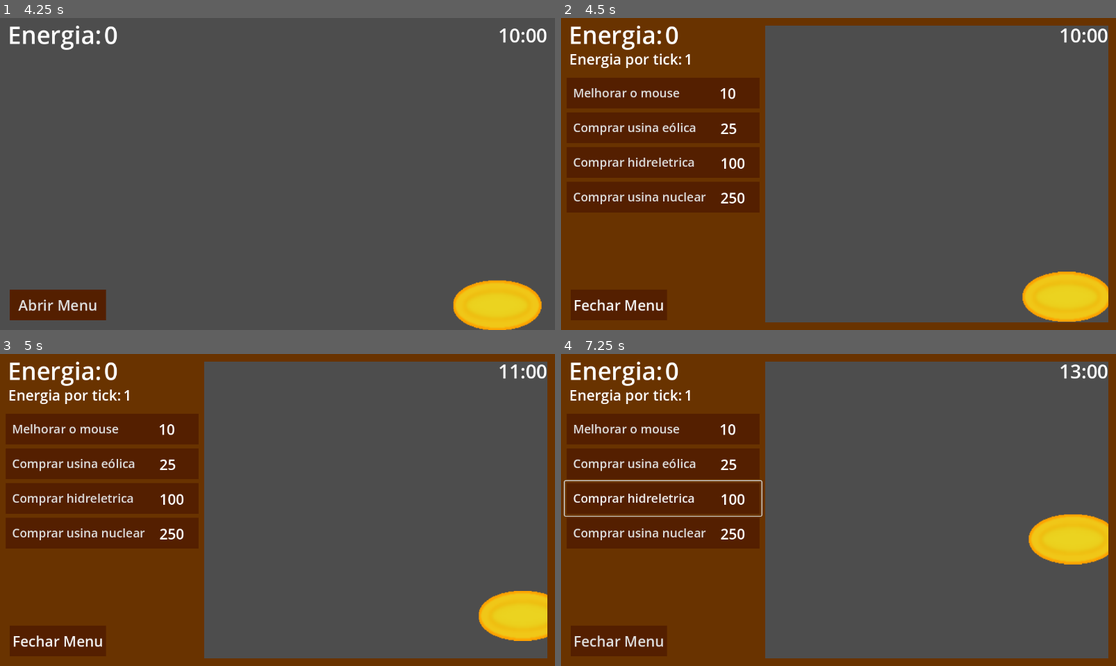
Above: before the commit, frames 1-4 (two rows, left to right).
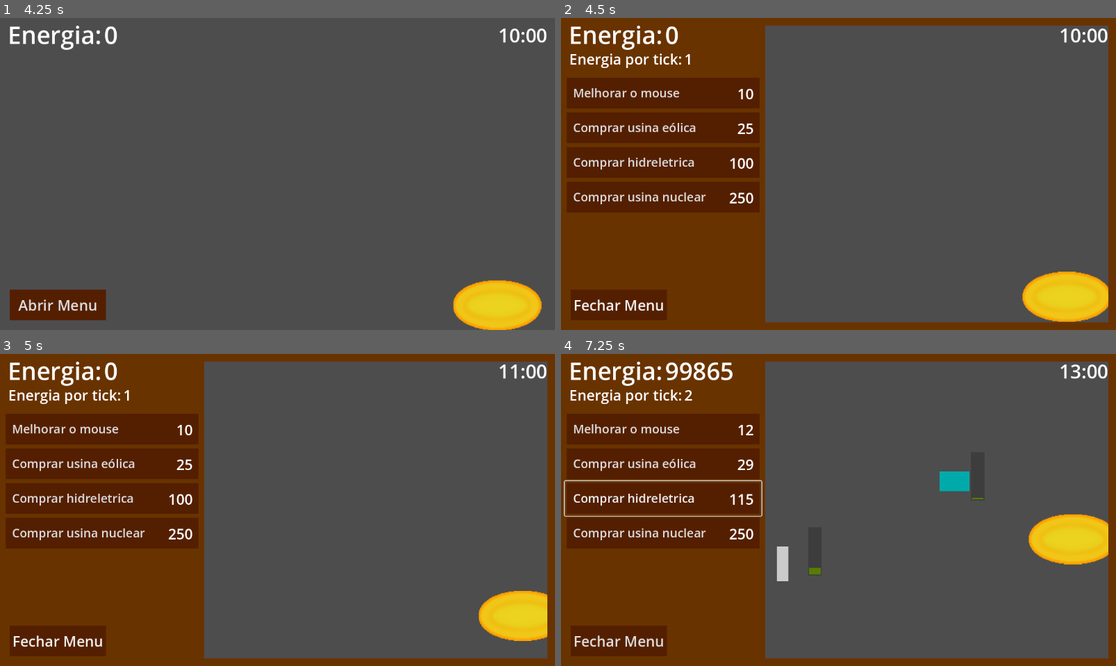
Above: after the commit, the same moments.

Repository: c-sandro/projetoAlvorada
Game: Godot game, scene res://Main.tscn
Same seed, same stepped clock (60 frames per second), same inputs: the game is played once before the commit and once after it.
Inputs (mouse positions are in pixels of both pictures, inside the frame that each line leads up to):
- Up to frame 1 (4.25 s): move the mouse to (371, 227) at 0.52 s; move the mouse to (166, 189) at 1.27 s; move the mouse to (333, 105) at 2.02 s; move the mouse to (249, 236) at 2.77 s; move the mouse to (444, 220) at 3.52 s
- Up to frame 2 (4.5 s): click "Abrir Menu" at 4.25 s
- Up to frame 3 (5 s): no input
- Up to frame 4 (7.25 s): click "Melhorar o mouse" at 5 s; click "Comprar usina eólica" at 5.75 s; click "Comprar hidreletrica" at 6.5 s

Frame 1 is identical in both runs. In frame 2, 0.4% of the frame differs, in the area x 28-35%, y 22-60%; in frame 3, 0.4%; in frame 4, 1.5%, in the area x 18-77%, y 2-73%.

Commit message:
correção do alinhamento dos labels nos botoes

Diff:
--- a/godot/Main.tscn
+++ b/godot/Main.tscn
@@ -59,13 +59,15 @@
 
 [node name="Price" type="Label" parent="HUD/Buttons/MouseUpgrade"]
 layout_mode = 0
-offset_left = 321.0
-offset_top = 15.0
-offset_right = 355.0
-offset_bottom = 60.0
+offset_left = 304.0
+offset_top = 16.0
+offset_right = 392.0
+offset_bottom = 61.0
+pivot_offset = Vector2(34, 0)
 theme_override_font_sizes/font_size = 30
 text = "10"
 horizontal_alignment = 2
+text_direction = 2
 
 [node name="WindPowerBuy" type="Button" parent="HUD/Buttons"]
 layout_mode = 1
@@ -86,13 +88,14 @@
 
 [node name="Price" type="Label" parent="HUD/Buttons/WindPowerBuy"]
 layout_mode = 0
-offset_left = 323.0
-offset_top = 16.0
-offset_right = 357.0
+offset_left = 304.0
+offset_top = 16.0
+offset_right = 392.0
 offset_bottom = 61.0
 theme_override_font_sizes/font_size = 30
 text = "25"
 horizontal_alignment = 2
+text_direction = 2
 
 [node name="WaterPowerBuy" type="Button" parent="HUD/Buttons"]
 layout_mode = 1
@@ -113,13 +116,14 @@
 
 [node name="Price" type="Label" parent="HUD/Buttons/WaterPowerBuy"]
 layout_mode = 0
-offset_left = 323.0
-offset_top = 16.0
-offset_right = 357.0
+offset_left = 304.0
+offset_top = 16.0
+offset_right = 392.0
 offset_bottom = 61.0
 theme_override_font_sizes/font_size = 30
 text = "100"
 horizontal_alignment = 2
+text_direction = 2
 
 [node name="NuclearPowerBuy" type="Button" parent="HUD/Buttons"]
 layout_mode = 1
@@ -140,9 +144,9 @@
 
 [node name="Price" type="Label" parent="HUD/Buttons/NuclearPowerBuy"]
 layout_mode = 0
-offset_left = 323.0
-offset_top = 16.0
-offset_right = 357.0
+offset_left = 304.0
+offset_top = 16.0
+offset_right = 392.0
 offset_bottom = 61.0
 theme_override_font_sizes/font_size = 30
 text = "250"
@@ -196,6 +200,7 @@
 
 [node name="SunEnergyManager" type="Node" parent="."]
 script = ExtResource("5_khmhj")
+sunTotal = 100000
 
 [node name="SunTimer" type="Timer" parent="SunEnergyManager"]
 
